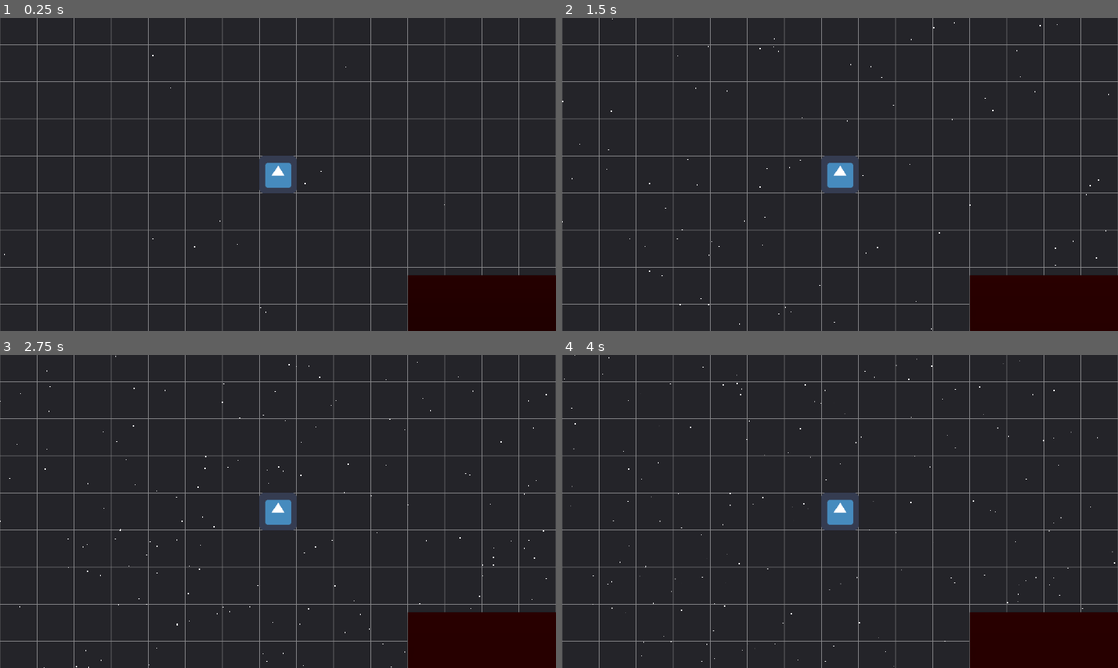
Above: before the commit, frames 1-4 (two rows, left to right).
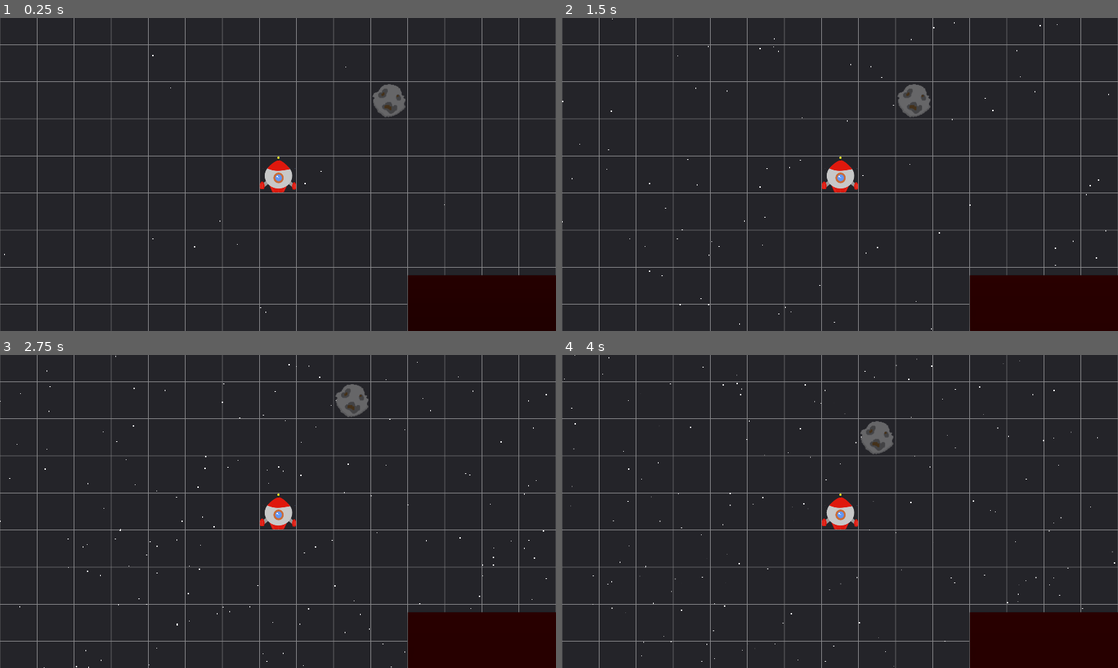
Above: after the commit, the same moments.

Repository: blongty/Meibossama
Game: Godot game, scene res://Levels/main.tscn
Same seed, same stepped clock (60 frames per second), same inputs: the game is played once before the commit and once after it. The project has no main scene, so this scene is started directly. The engine's default icon, where the game draws it, is replaced by a stand-in: a white triangle on a blue panel in a dark square.
Inputs (mouse positions are in pixels of both pictures, inside the frame that each line leads up to):
- Up to frame 1 (0.25 s): no input
- Up to frame 2 (1.5 s): click (1045, 302) at 0.5 s; tap Enter at 1.25 s; hold Right (ui_right) from 1.28 s (still down)
- Up to frame 3 (2.75 s): release Right (ui_right) at 2.03 s; hold Down (ui_down) from 2.03 s (still down)
- Up to frame 4 (4 s): release Down (ui_down) at 2.78 s; hold Right (ui_right) 2.78-3.53 s; hold Up (ui_up) from 3.53 s (still down)

The runs differ from the first frame. In frame 1, 1.3% of the frame differs, in the area x 46-73%, y 21-56%; in frame 2, 1.3%, in the area x 46-67%, y 21-56%; in frame 3, 1.3%; in frame 4, 1.3%.

Commit message:
Enemies despawn when outside of draw range, destroy-collisions implemented, death

Diff:
--- /dev/null
+++ b/Characters/Enemy/Enemy.gd
@@ -0,0 +1,10 @@
+extends Sprite
+
+
+
+func _on_outside_spawn_limit(area):
+	queue_free()
+
+
+func _on_hitbox_area_entered(area):
+	queue_free()
--- /dev/null
+++ b/Characters/Enemy/Enemy.tscn
@@ -0,0 +1,26 @@
+[gd_scene load_steps=4 format=2]
+
+[ext_resource path="res://Characters/Enemy/Enemy.gd" type="Script" id=1]
+[ext_resource path="res://Art/METEOR.png" type="Texture" id=2]
+
+[sub_resource type="RectangleShape2D" id=1]
+extents = Vector2( 64, 64 )
+
+[node name="Enemy" type="Sprite"]
+texture = ExtResource( 2 )
+script = ExtResource( 1 )
+
+[node name="Despawn" type="Area2D" parent="."]
+collision_layer = 0
+collision_mask = 4
+
+[node name="CollisionShape2D" type="CollisionShape2D" parent="Despawn"]
+shape = SubResource( 1 )
+
+[node name="Hitbox" type="Area2D" parent="."]
+collision_layer = 2
+
+[node name="CollisionShape2D" type="CollisionShape2D" parent="Hitbox"]
+shape = SubResource( 1 )
+[connection signal="area_exited" from="Despawn" to="." method="_on_outside_spawn_limit"]
+[connection signal="area_entered" from="Hitbox" to="." method="_on_hitbox_area_entered"]
--- a/Characters/Player/Player.gd
+++ b/Characters/Player/Player.gd
@@ -2,21 +2,38 @@
 
 export(NodePath) var tilemap_reference
 export(bool) var debug_movement
+export(NodePath) var sprite_ref
+export(NodePath) var UI_ref
 
 var location = Vector2()
 var speed = 128
 var pos = Vector2(0,0)
 
 var map
+var sprite
+var UI
+
+signal destroyed
 
 func _ready():
 	map = get_node(tilemap_reference)
+	sprite = get_node(sprite_ref)
+	UI = get_node(UI_ref)
+
 	if map != null:
 		location = map.map_to_world(Vector2(0,0)) + Vector2(64, 64)
 		set_global_position(location)
 	else:
 		location == get_position()
 		print("Warning: If player is in actual game, make sure Tilemap Reference is assigned, otherwise grid generation will not function.")
+
+	if UI == null:
+		print("Warning: Action button reference not assigned on main scene.")
+	else:
+		connect("destroyed", UI, "_on_player_destroyed")
+
+	if sprite == null:
+		print("Warning: Sprite reference on player not assigned. Will cause unexpected behavior when destroyed in main scene.")
 
 func _physics_process(delta):
 	if debug_movement:
@@ -52,3 +69,7 @@
 	pos += Vector2(1,0)
 	map.generate_tiles(pos, 1)
 	set_position(location)
+
+func _on_hitbox_area_entered(area):
+	emit_signal("destroyed")
+	sprite.set_visible(false)
--- a/Characters/Player/Player.tscn
+++ b/Characters/Player/Player.tscn
@@ -1,22 +1,26 @@
 [gd_scene load_steps=4 format=2]
 
 [ext_resource path="res://Characters/Player/Player.gd" type="Script" id=1]
-[ext_resource path="res://icon.png" type="Texture" id=2]
+[ext_resource path="res://Art/player_final.png" type="Texture" id=2]
 
 [sub_resource type="RectangleShape2D" id=1]
-extents = Vector2( 65, 0 )
+extents = Vector2( 60, 60 )
 
 [node name="Player" type="KinematicBody2D"]
 script = ExtResource( 1 )
 __meta__ = {
 "_edit_group_": true
 }
+sprite_ref = NodePath("Sprite")
 
-[node name="Sprite2" type="Sprite" parent="."]
-scale = Vector2( 2, 2 )
+[node name="Sprite" type="Sprite" parent="."]
 texture = ExtResource( 2 )
 region_enabled = true
-region_rect = Rect2( 0, 0, 64, 64 )
+region_rect = Rect2( 0, 0, 128, 128 )
 
-[node name="CollisionShape2D" type="CollisionShape2D" parent="."]
+[node name="Hitbox" type="Area2D" parent="."]
+collision_mask = 2
+
+[node name="CollisionShape2D" type="CollisionShape2D" parent="Hitbox"]
 shape = SubResource( 1 )
+[connection signal="area_entered" from="Hitbox" to="." method="_on_hitbox_area_entered"]
--- a/Levels/main.tscn
+++ b/Levels/main.tscn
@@ -1,26 +1,31 @@
-[gd_scene load_steps=6 format=2]
+[gd_scene load_steps=7 format=2]
 
 [ext_resource path="res://Characters/Player/Player.tscn" type="PackedScene" id=1]
 [ext_resource path="res://Environment/Grid.tscn" type="PackedScene" id=2]
 [ext_resource path="res://UI/Gameplay/UI.tscn" type="PackedScene" id=3]
 [ext_resource path="res://UI/Stars Particles.tscn" type="PackedScene" id=4]
+[ext_resource path="res://Characters/Enemy/Enemy.tscn" type="PackedScene" id=5]
 
 [sub_resource type="RectangleShape2D" id=1]
-extents = Vector2( 128, 128 )
+extents = Vector2( 1440, 810 )
 
 [node name="Root" type="Node2D"]
 
 [node name="Grid" parent="." instance=ExtResource( 2 )]
 modulate = Color( 1, 1, 1, 0.54902 )
 
+[node name="Enemy" parent="Grid" instance=ExtResource( 5 )]
+position = Vector2( 448, -192 )
+
 [node name="Player" parent="." instance=ExtResource( 1 )]
 tilemap_reference = NodePath("../../Root/Grid")
 debug_movement = true
+UI_ref = NodePath("Camera2D/CenterContainer/UI")
 
-[node name="Background layer" type="Node2D" parent="Player"]
+[node name="Backgroun" type="Node2D" parent="Player"]
 z_index = -1
 
-[node name="Panel" type="Panel" parent="Player/Background layer"]
+[node name="Panel" type="Panel" parent="Player/Backgroun"]
 margin_left = -961.0
 margin_top = -540.0
 margin_right = 959.0
@@ -30,14 +35,16 @@
 "_edit_use_anchors_": false
 }
 
-[node name="Ambient Stars" parent="Player/Background layer" instance=ExtResource( 4 )]
+[node name="Ambient Stars" parent="Player/Backgroun" instance=ExtResource( 4 )]
 
 [node name="Camera2D" type="Camera2D" parent="Player"]
 current = true
 
-[node name="Area2D" type="Area2D" parent="Player/Camera2D"]
+[node name="Despawn Delimiter" type="Area2D" parent="Player/Camera2D"]
+collision_layer = 4
+collision_mask = 0
 
-[node name="CollisionShape2D" type="CollisionShape2D" parent="Player/Camera2D/Area2D"]
+[node name="Boundry" type="CollisionShape2D" parent="Player/Camera2D/Despawn Delimiter"]
 shape = SubResource( 1 )
 
 [node name="CenterContainer" type="CenterContainer" parent="Player/Camera2D"]
@@ -48,7 +55,7 @@
 "_edit_use_anchors_": false
 }
 
-[node name="Control" parent="Player/Camera2D/CenterContainer" instance=ExtResource( 3 )]
+[node name="UI" parent="Player/Camera2D/CenterContainer" instance=ExtResource( 3 )]
 modulate = Color( 1, 0, 0, 1 )
 anchor_right = 0.0
 anchor_bottom = 0.0
--- a/UI/Action/Button.gd
+++ b/UI/Action/Button.gd
@@ -2,12 +2,17 @@
 
 var player
 var ui_root
+var enabled = false
 
 func _ready():
+	enabled = true
 	ui_root = get_parent()
 	player = ui_root.get_node(ui_root.player_reference)
 
 func _on_Button_pressed():
+	if !enabled:
+		return
+
 	var choice
 
 	# Generate a integer between 1 and 4 inclusively
@@ -32,3 +37,6 @@
 	elif choice == 4:
 		player.move_left()
 		print('moved left')
+
+func enable(b: bool):
+	enabled = b
--- a/UI/Gameplay/UI.gd
+++ b/UI/Gameplay/UI.gd
@@ -1,3 +1,7 @@
 extends Control
 
 export(NodePath) var player_reference
+export(NodePath) var button_reference
+
+func _on_player_destroyed():
+	get_node("Button").enable(false)
--- a/UI/Title/title.tscn
+++ b/UI/Title/title.tscn
@@ -1,33 +1,10 @@
-[gd_scene load_steps=8 format=2]
+[gd_scene load_steps=7 format=2]
 
 [ext_resource path="res://UI/Title/f2-tecnocratica-ffp.ttf" type="DynamicFontData" id=1]
 [ext_resource path="res://UI/Title/Button.tscn" type="PackedScene" id=2]
 [ext_resource path="res://UI/Theme/main.tres" type="Theme" id=3]
 [ext_resource path="res://UI/Title/title.gd" type="Script" id=4]
-
-[sub_resource type="ParticlesMaterial" id=2]
-emission_shape = 2
-emission_box_extents = Vector3( 960, 540, 1 )
-flag_disable_z = true
-direction = Vector3( 0, 0, 0 )
-spread = 180.0
-gravity = Vector3( 0, 0, 0 )
-initial_velocity = 1.0
-orbit_velocity = -0.01
-orbit_velocity_random = 1.0
-scale = 8.0
-
-[sub_resource type="ParticlesMaterial" id=3]
-emission_shape = 2
-emission_box_extents = Vector3( 960, 540, 1 )
-flag_disable_z = true
-direction = Vector3( 0, 0, 0 )
-spread = 180.0
-gravity = Vector3( 0, 0, 0 )
-initial_velocity = 2.0
-orbit_velocity = 0.01
-orbit_velocity_random = 1.0
-scale = 8.0
+[ext_resource path="res://UI/Stars Particles.tscn" type="PackedScene" id=5]
 
 [sub_resource type="DynamicFont" id=1]
 size = 80
@@ -50,15 +27,8 @@
 "_edit_use_anchors_": false
 }
 
-[node name="Particles2D" type="Particles2D" parent="Panel"]
+[node name="Ambient Stars" parent="Panel" instance=ExtResource( 5 )]
 position = Vector2( 960, 540 )
-amount = 120
-process_material = SubResource( 2 )
-
-[node name="Particles2D2" type="Particles2D" parent="Panel"]
-position = Vector2( 960, 540 )
-amount = 120
-process_material = SubResource( 3 )
 
 [node name="HBoxContainer" type="HBoxContainer" parent="Panel"]
 anchor_right = 1.0
@@ -76,7 +46,7 @@
 [node name="VBoxContainer" type="VBoxContainer" parent="Panel/HBoxContainer"]
 margin_left = 679.0
 margin_right = 1240.0
-margin_bottom = 1080.0
+margin_bottom = 1079.0
 custom_constants/separation = 50
 alignment = 1
 __meta__ = {
--- a/project.godot
+++ b/project.godot
@@ -27,6 +27,12 @@
 window/stretch/mode="2d"
 window/stretch/aspect="keep_width"
 
+[layer_names]
+
+2d_physics/layer_1="player"
+2d_physics/layer_2="enemy"
+2d_physics/layer_3="draw"
+
 [rendering]
 
 environment/default_environment="res://default_env.tres"
